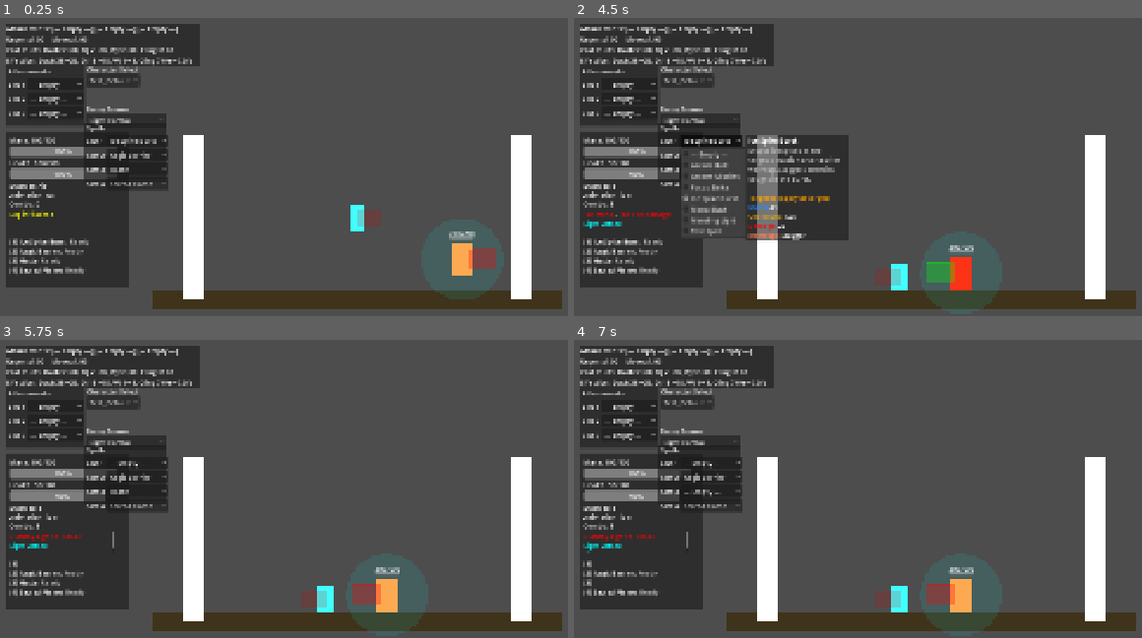
Above: before the commit, frames 1-4 (two rows, left to right).
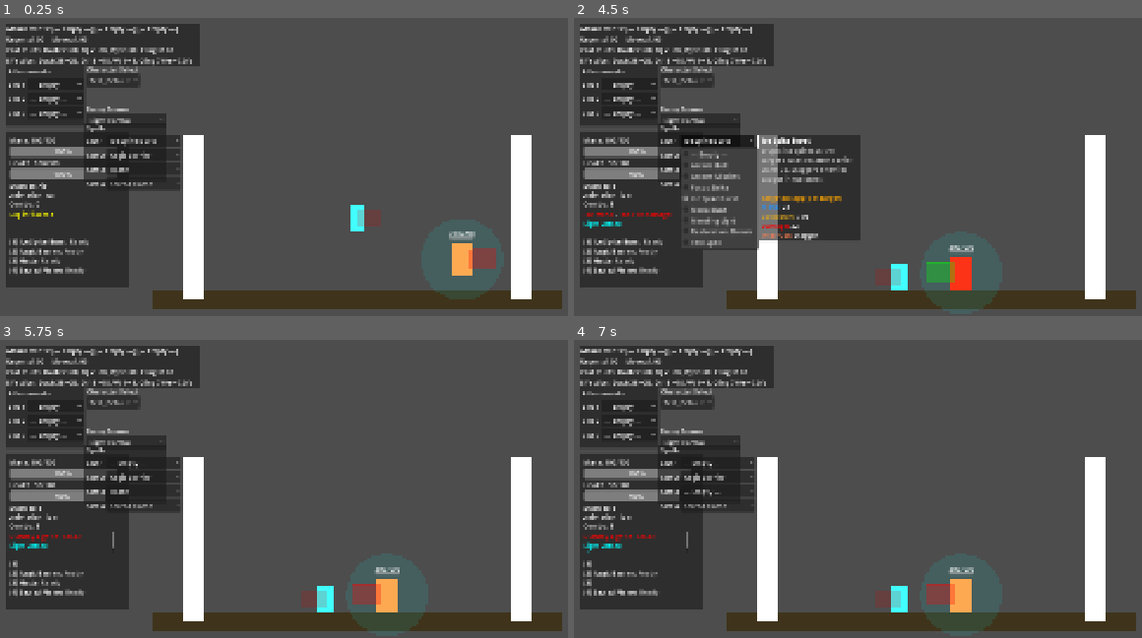
Above: after the commit, the same moments.

Repository: Korasyl/ManaBrawl
Game: Godot game, scene res://scenes/test_environment/test_environment.tscn
Same seed, same stepped clock (60 frames per second), same inputs: the game is played once before the commit and once after it.
Inputs:
- Up to frame 1 (0.25 s): no input
- Up to frame 2 (4.5 s): click "— Empty —" at 0.5 s; click "— Empty —" at 1.25 s; click "— Empty —" at 2 s; click "Test_Default" at 2.75 s; click "Light Combo" at 3.5 s; click "Ice Spike Burst" at 4.25 s
- Up to frame 3 (5.75 s): click "Aegis Barrier" at 5 s
- Up to frame 4 (7 s): click "Haste" at 5.75 s; click "Sacred Flame" at 6.5 s

The runs differ from the first frame. In frame 1, 0.3% of the frame differs, in the area x 28-32%, y 39-58%; in frame 2, 2.5%, in the area x 20-51%, y 39-78%; in frame 3, 0.3%; in frame 4, 0.3%.

Commit message:
Add Restoration Stream channeled heal and fix targeting circle during channeling
- Create Restoration Stream: a channeled ally-only heal that ticks 8 HP
  every 0.25s (32 HP/s) while held. Drains 14 mana/s, slows movement to
  70%, 3s cooldown. Re-acquires nearest ally each tick so you can sweep
  between targets.
- Fix _draw targeting circle to persist during active channeling, not
  just while the spell is queued. The indicator now resolves the active
  spell from either queued_spell_index or channel_spell_index.

https://claude.ai/code/session_019hwMAF9ZJCCJbohmQvJPhX

Diff:
--- a/characters/player.gd
+++ b/characters/player.gd
@@ -1991,7 +1991,7 @@
 			draw_line(local_pos, rot_end, Color(1.0, 0.8, 0.2, 0.8), 2.0)
 		return
 
-	if is_in_ranged_mode or queued_spell_index >= 0:
+	if is_in_ranged_mode or queued_spell_index >= 0 or is_channeling_spell:
 		# Targeted ranged mode: show target indicator instead of aim line
 		if is_in_ranged_mode:
 			var mode := _get_effective_ranged_mode()
@@ -2001,16 +2001,21 @@
 					_draw_target_indicator(target)
 				return
 
-		# Queued targeted spell with apply_at_target: show same circle on target
+		# Resolve the active spell: either queued or being channeled
+		var active_spell: SpellData = null
 		if queued_spell_index >= 0 and queued_spell_index < spell_slots.size():
-			var queued_spell: SpellData = spell_slots[queued_spell_index]
-			if queued_spell and queued_spell.cast_type == "targeted":
-				var delivery := _get_spell_targeted_delivery(queued_spell)
-				if delivery == "apply_at_target":
-					var target := _find_target_near_cursor(queued_spell.can_target_allies, queued_spell.can_target_enemies)
-					if target is Node2D:
-						_draw_target_indicator(target, queued_spell.projectile_color)
-					return
+			active_spell = spell_slots[queued_spell_index]
+		elif is_channeling_spell and channel_spell_index >= 0 and channel_spell_index < spell_slots.size():
+			active_spell = spell_slots[channel_spell_index]
+
+		# Targeted apply_at_target spells: show circle on target (queued or channeling)
+		if active_spell and active_spell.cast_type == "targeted":
+			var delivery := _get_spell_targeted_delivery(active_spell)
+			if delivery == "apply_at_target":
+				var target := _find_target_near_cursor(active_spell.can_target_allies, active_spell.can_target_enemies)
+				if target is Node2D:
+					_draw_target_indicator(target, active_spell.projectile_color)
+				return
 
 		var origin_g := _get_projectile_spawn_base()          # global spawn origin (same as projectiles)
 		var origin_l := origin_g - global_position            # convert to local space for _draw()
--- /dev/null
+++ b/resources/spells/restoration_stream.tres
@@ -0,0 +1,25 @@
+[gd_resource type="Resource" script_class="SpellData" format=3]
+
+[ext_resource type="Script" path="res://scripts/combat/spell_data.gd" id="1_spell"]
+
+[resource]
+script = ExtResource("1_spell")
+spell_name = "Restoration Stream"
+description = "Channeled: continuously heals the nearest ally (or yourself). Hold to maintain the stream; drains mana over time."
+mana_cost = 0.0
+cooldown = 3.0
+cast_type = "targeted"
+damage = 0.0
+interrupt_type = "none"
+projectile_speed = 0.0
+projectile_color = Color(0.3, 1.0, 0.7, 1)
+targeted_delivery = "apply_at_target"
+can_target_allies = true
+can_target_enemies = false
+heal_amount = 8.0
+is_channeled = true
+channel_mana_drain_per_second = 14.0
+channel_fire_interval = 0.25
+channel_projectiles_per_tick = 1
+slow_move = 0.7
+toggle_mana_drain = 0.0
